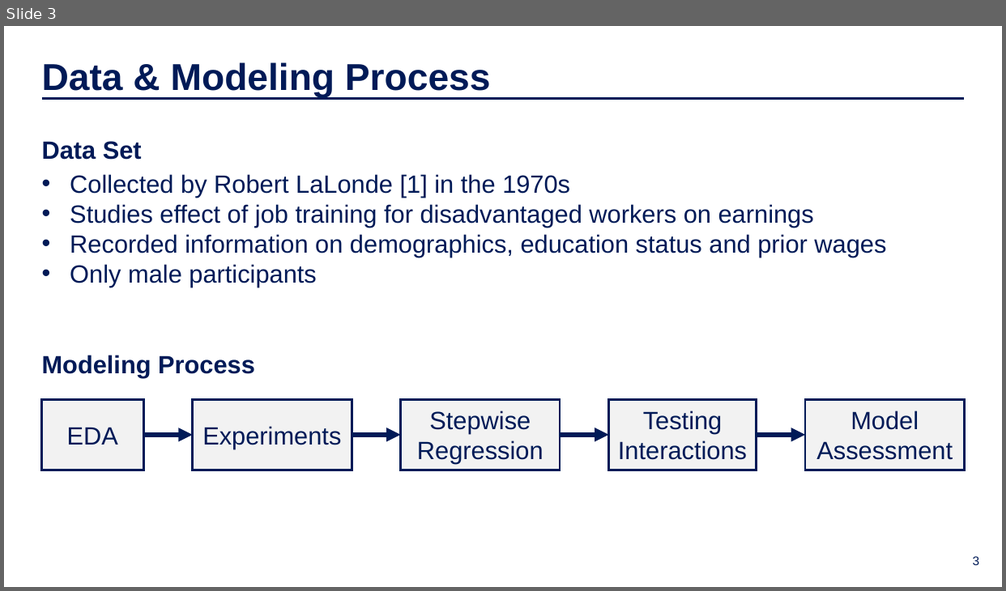
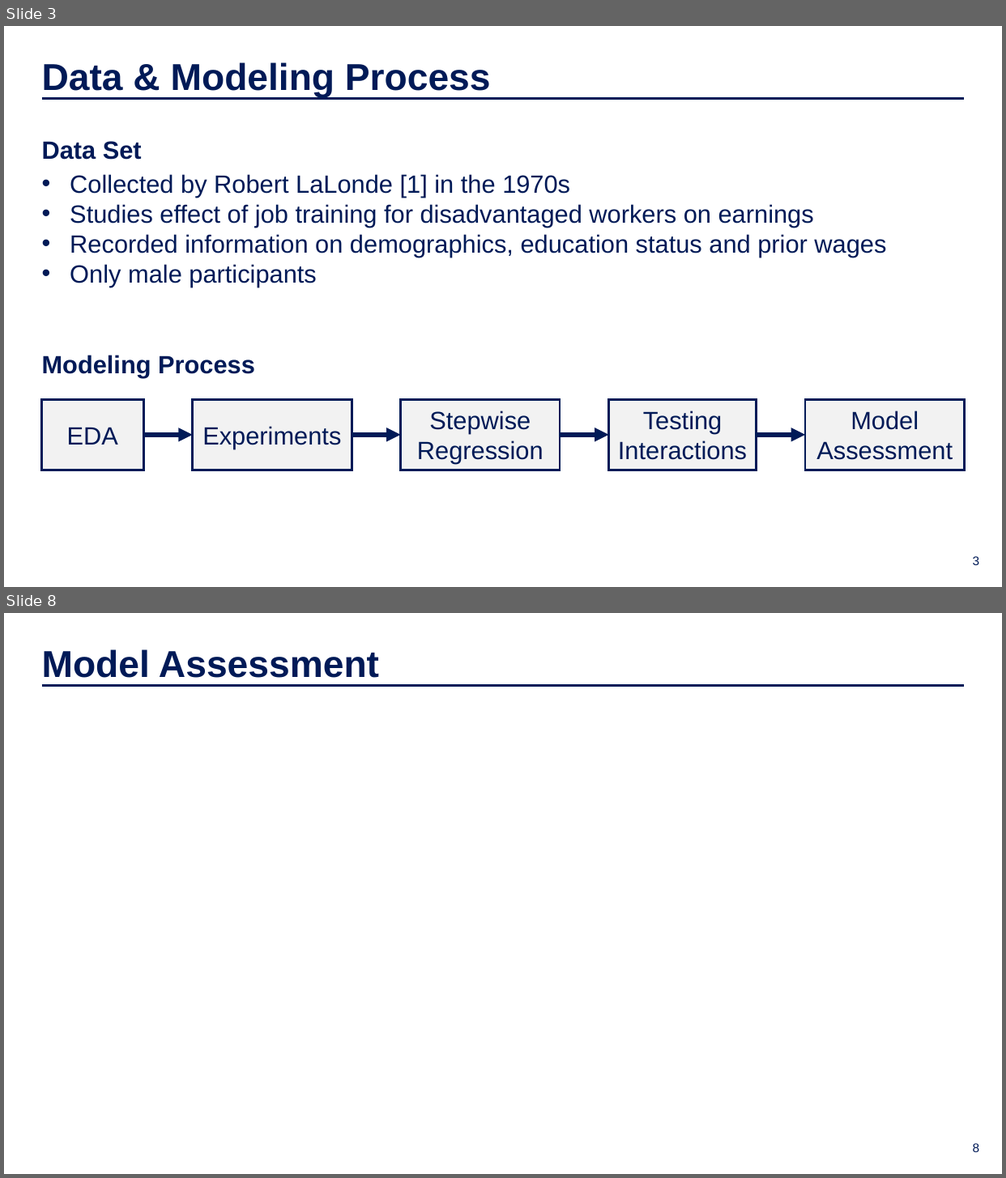
Before and after one commit to IDS-702-F21/team-project-1-effects-of-job-training-on-wages-yellowfellows, a slide deck: Presentation/slide_deck.pptx. Shown one above the other, each under a label of ours: slide 3 before the commit, slides 3 and 8 after it; the slides between them are not shown. The pictures are 1006x591 and 1006x1178 pixels, drawn with LibreOffice and Linux fonts; fonts in the diff are those of the drawing; background and template pictures are left out. Boxes give left, top, right and bottom in pixels: in the first picture for what was removed or moved away, otherwise in the second. Text is boxed around its words. In the diff, an @@ line names an element or a change of style, - is before the commit and + after.

```diff
--- a/Presentation/slide_deck.pptx
+++ b/Presentation/slide_deck.pptx
@@ slide 8 added at box(4, 613, 1002, 1174), background picture (left out) @@
@@ text added at box(42, 649, 379, 685), 36 pt, text #001A57, bold @@
+Model Assessment
@@ line added from (41, 686) to (965, 686), #001A57 3 pt @@
@@ page number added at box(973, 1144, 980, 1152), 12 pt, text #001A57 @@
+8
```
Also in this commit, not shown: 3 slides changed, 2 other slides added, 2 slides removed, 1 other file.
